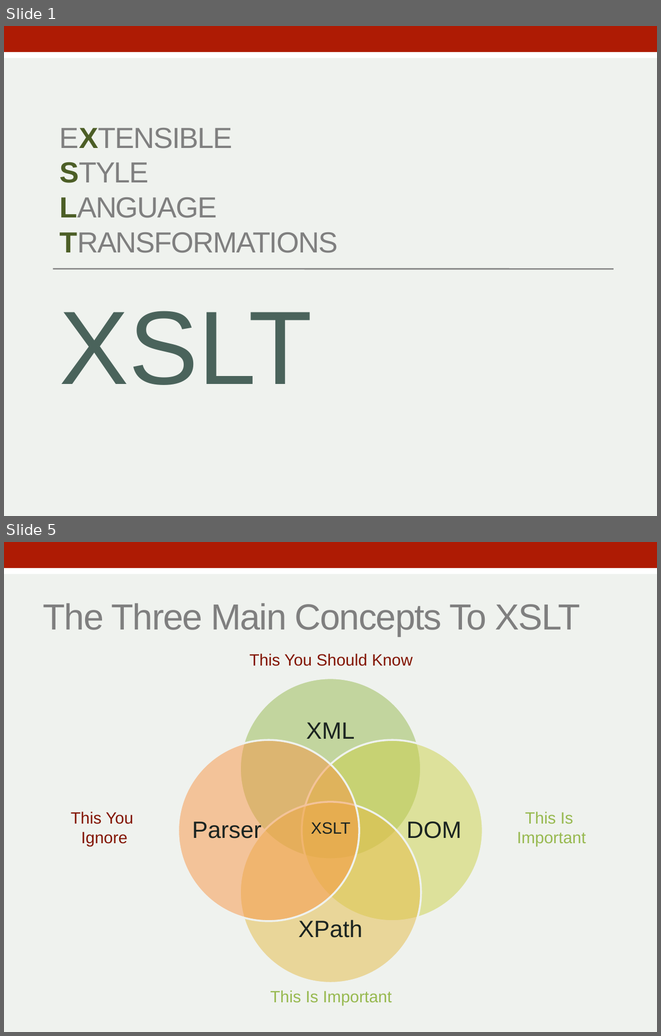
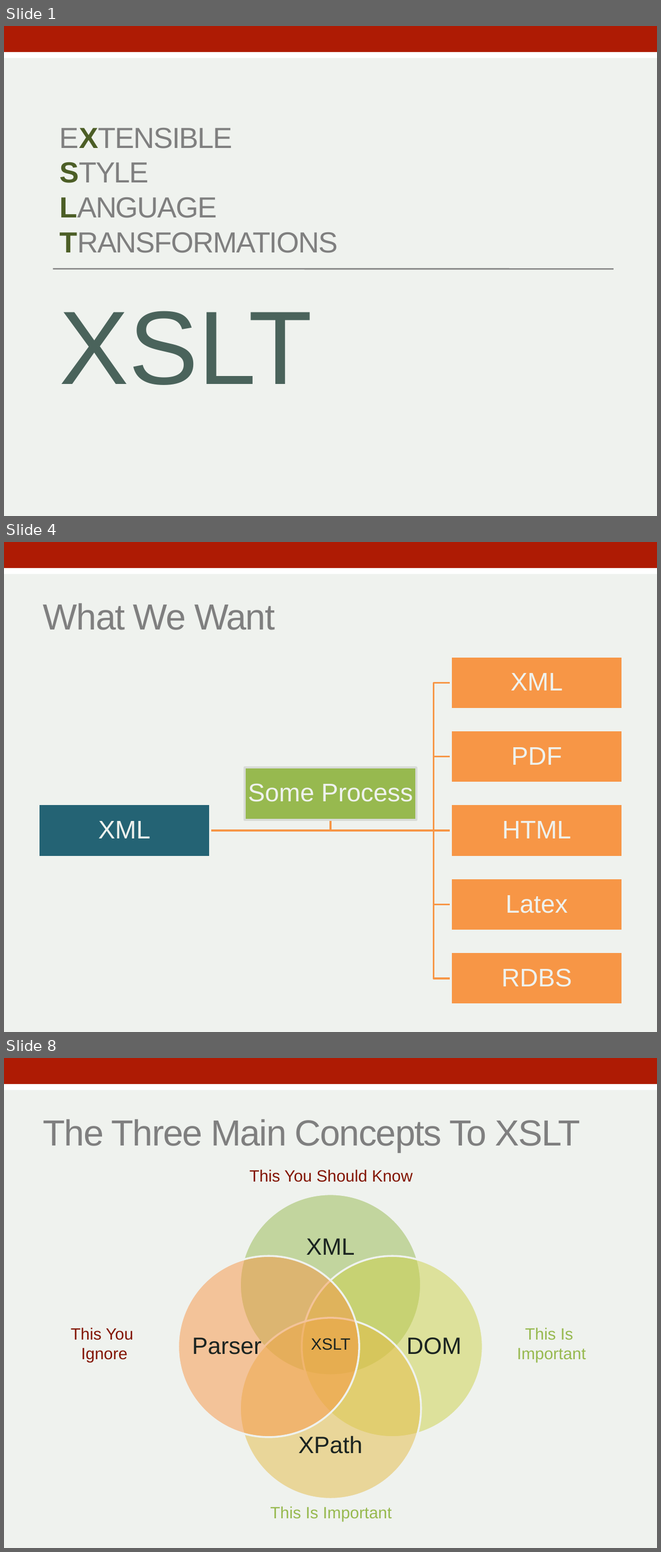
Before and after one commit to zoechao/teaching, a slide deck: xslt/eXtensible.pptx. Shown one above the other, each under a label of ours: slides 1 and 5 before the commit, slides 1, 4 and 8 after it; the slides between them are not shown. The pictures are 661x1036 and 661x1552 pixels, drawn with LibreOffice and Linux fonts; fonts in the diff are those of the drawing. Boxes give left, top, right and bottom in pixels: in the first picture for what was removed or moved away, otherwise in the second. Text is boxed around its words. In the diff, an @@ line names an element or a change of style, - is before the commit and + after.

```diff
--- a/xslt/eXtensible.pptx
+++ b/xslt/eXtensible.pptx
@@ slide 4 added at box(4, 542, 657, 1032), background #EFF2EE; not listed: 2 template elements that a slide beside it also shows @@
@@ title added at box(43, 603, 275, 630), 40 pt, text #7F7F7F @@
+What We Want
@@ group added at box(38, 656, 623, 1004): 7 rectangles, 7 texts, 6 freeform shapes @@
+XML
+XML
+PDF
+HTML
+Latex
+RDBS
+Some Process
@@ what was slide 5 is now slide 8 @@
```
Also in this commit, not shown: 4 slides changed, 4 other slides added, 3 slides removed, 3 other files.
